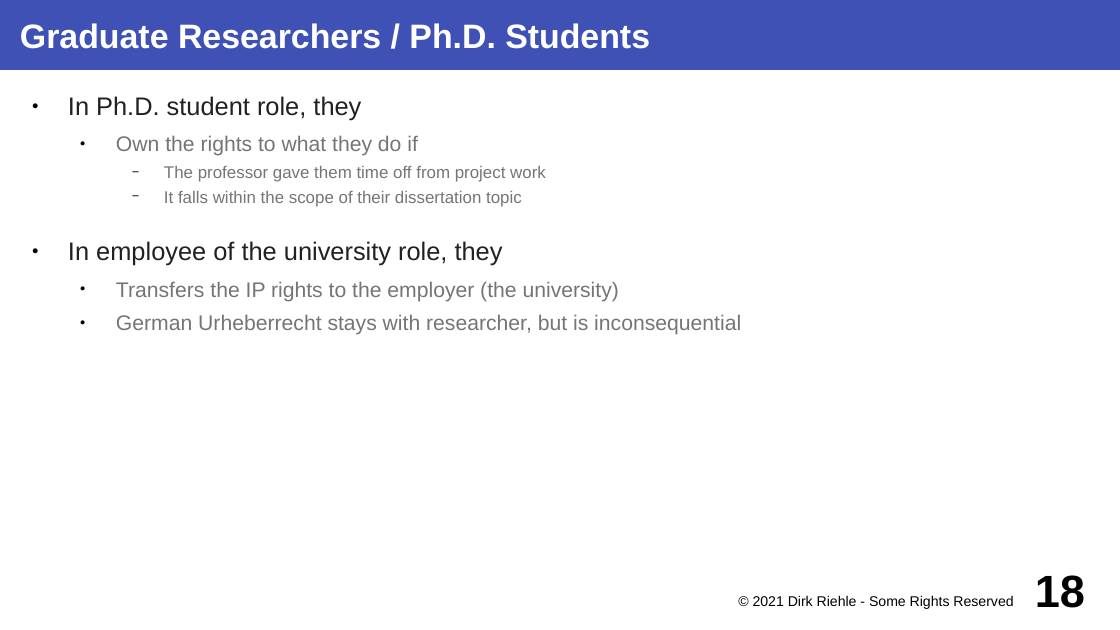
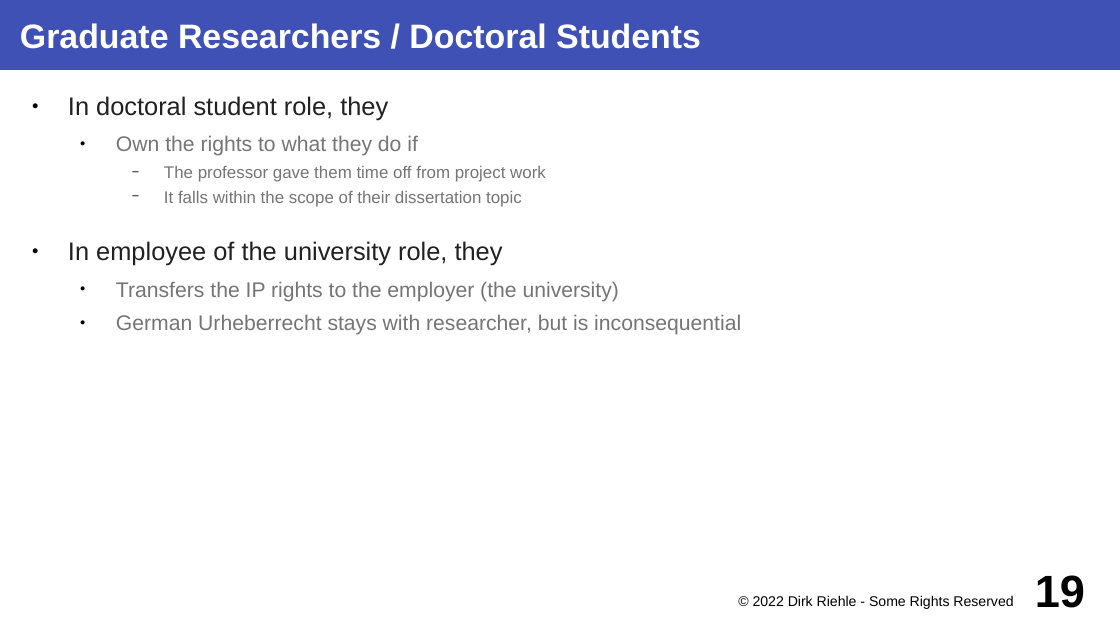
Before and after one commit to dirkriehle/coss-course, a slide deck: slide 19 of Lecture slides/COSS D03 - University Spin-offs.odp (slide 18 before the commit). Drawn at 1120x630 pixels with LibreOffice and Linux fonts; fonts in the diff are those of the drawing. Boxes give left, top, right and bottom in pixels: in the first picture for what was removed or moved away, otherwise in the second. Text is boxed around its words. In the diff, an @@ line names an element or a change of style, - is before the commit and + after.

```diff
--- a/Lecture slides/COSS D03 - University Spin-offs.odp
+++ b/Lecture slides/COSS D03 - University Spin-offs.odp
@@ title at (20, 23, 701, 49): text changed @@
-Graduate Researchers / Ph.D. Students
+Graduate Researchers / Doctoral Students
@@ text at (68, 96, 388, 120): text changed @@
-● In Ph.D. student role, they
+● In doctoral student role, they
@@ text at (753, 595, 1013, 609): text changed @@
-© 2021 Dirk Riehle - Some Rights Reserved
+© 2022 Dirk Riehle - Some Rights Reserved
@@ page number at (1035, 575, 1085, 608): text changed @@
-18
+19
```
Also in this commit, not shown: 20 other slides changed, 1 slide removed, 8 other files.
